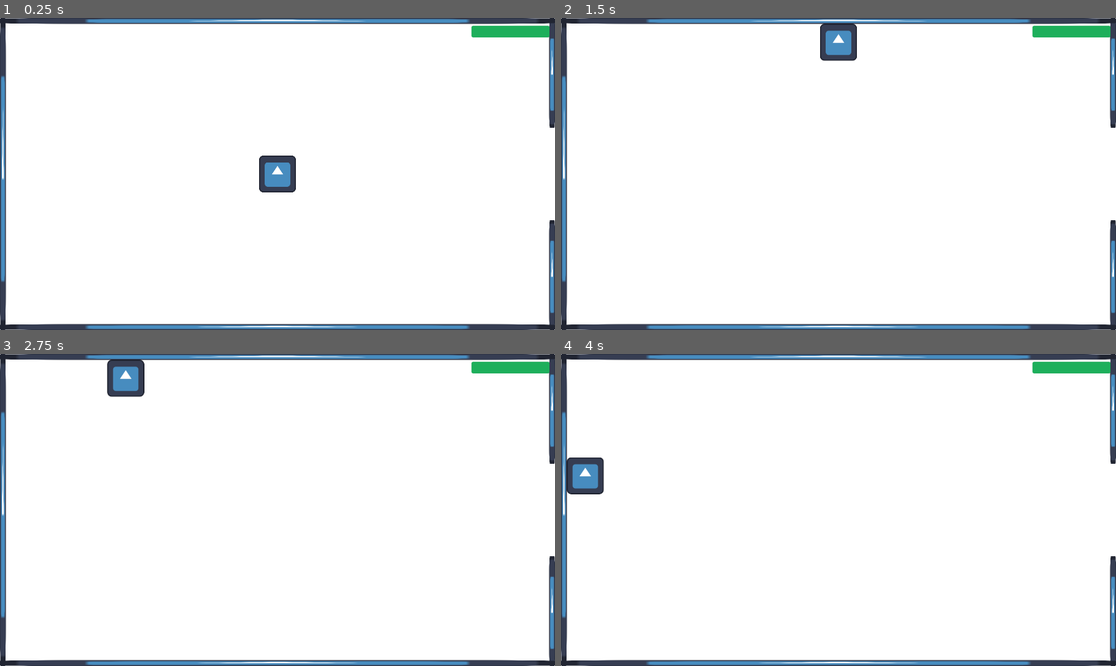
Above: before the commit, frames 1-4 (two rows, left to right).
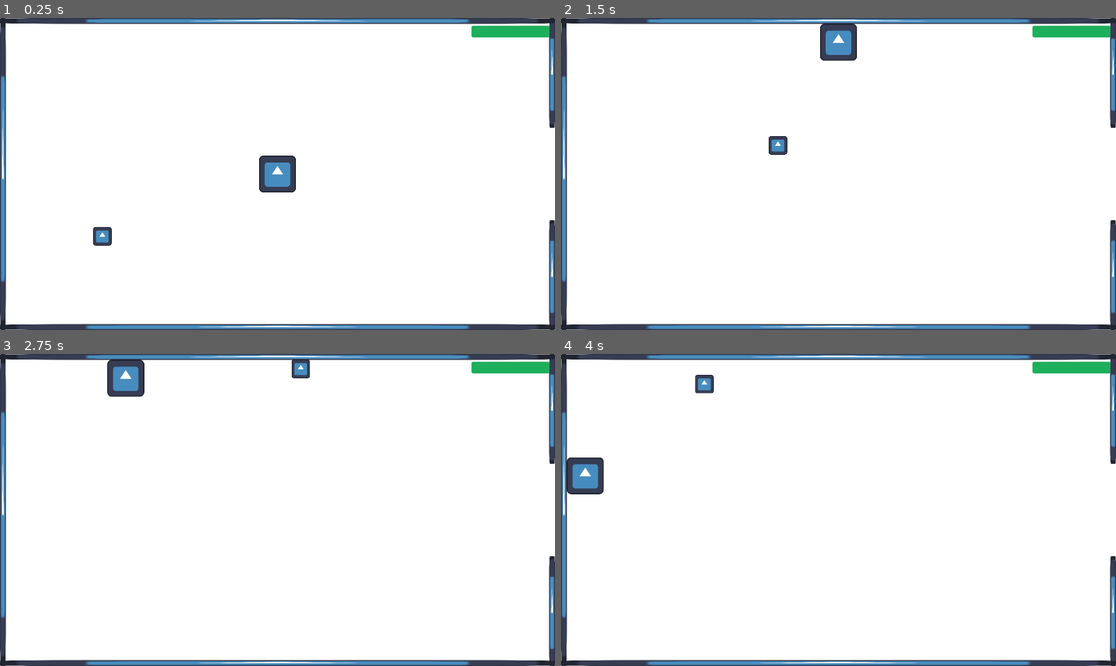
Above: after the commit, the same moments.

Repository: webermael/Informatikprojekt
Game: Godot game, scene res://Game.tscn
Two runs of this game, one before a commit and one after it. Both use one fixed random seed, a clock stepped at 60 frames per second and the inputs below. The engine's default icon, where the game draws it, is replaced by a stand-in: a white triangle on a blue panel in a dark square.
Inputs:
- Up to frame 1 (0.25 s): no input
- Up to frame 2 (1.5 s): hold Up (ui_up) from 0.53 s (still down)
- Up to frame 3 (2.75 s): release Up (ui_up) at 2.03 s; hold Left (ui_left) from 2.03 s (still down)
- Up to frame 4 (4 s): release Left (ui_left) at 3.53 s; hold Down (ui_down) from 3.53 s (still down)

The runs differ from the first frame. In frame 1, 0.2% of the frame differs, in the area x 16-21%, y 66-74%; in frame 2, 0.2%; in frame 3, 0.2%; in frame 4, 0.2%.

Commit message:
improved dasher

Diff:
--- a/Enemies/Dasher/Dasher.gd
+++ b/Enemies/Dasher/Dasher.gd
@@ -1,35 +1,50 @@
 extends CharacterBody2D
 
 const SPEED = 500.0
-const DECELERATION = 1
-const CHARGE_DRIFT = 0.05
-var health = 5
-var charging = 1
-var in_charge = false
-var direction = Vector2 (0, 0)
+const CHARGE_DECELERATION = 5
+const PLAYER_FOLLOW_INCREASE = 0.1
 var player_weight = 1
+var is_charging = false
+var charge_ready = true
+var charge_ratio = 1
+var charging_ratio = 1
+var direction = Vector2.ZERO
+var health = 3
 
 @onready var player = $/root/Game/Player
 
 func _process(delta):
 	direction += player_weight * global_position.direction_to(player.global_position)
-	if player_weight < 1:
-		player_weight += CHARGE_DRIFT * delta
 	direction /= direction.length()
-	if int(charging) > 1:
-		charging -= DECELERATION * delta
-	elif int(charging) == 1:
-		in_charge = false
-	print(charging, in_charge)
+	velocity = direction * SPEED * charge_ratio * charging_ratio
+	if not is_charging and charge_ratio >= 1:
+		charge_ratio -= delta * CHARGE_DECELERATION
+	elif charge_ratio < 1:
+		charge_ratio = 1
+	if not is_charging and player_weight <= 1:
+		player_weight += delta * PLAYER_FOLLOW_INCREASE
+	elif player_weight > 1:
+		player_weight = 1
 	for body in $ChargeArea.get_overlapping_bodies():
-		if body.is_in_group("Player") and not in_charge:
-			charging = -0.5
-			$ChargeTimer.start()
-	velocity = direction * SPEED * charging
+		if body.is_in_group("Player") and charge_ready:
+			charging_ratio = -0.3
+			charge_ready = false
+			$ChargingTimer.start()
 	move_and_slide()
 
 
-func _on_charge_timer_timeout():
-	charging = 3
-	in_charge = true
-	player_weight = 0
+func _on_charging_timer_timeout():
+	charging_ratio = 1
+	charge_ratio = 2.5
+	is_charging = true
+	player_weight = 0.01
+	$ChargeDuration.start()
+	$ChargeCooldown.start()
+
+
+func _on_charge_duration_timeout():
+	is_charging = false
+
+
+func _on_charge_cooldown_timeout():
+	charge_ready = true
--- a/Enemies/Dasher/dasher.tscn
+++ b/Enemies/Dasher/dasher.tscn
@@ -7,7 +7,7 @@
 radius = 31.5753
 
 [sub_resource type="CircleShape2D" id="CircleShape2D_c1roc"]
-radius = 220.227
+radius = 351.023
 
 [node name="Dasher" type="CharacterBody2D" groups=["Dasher", "Enemies"]]
 platform_floor_layers = 4294967040
@@ -25,8 +25,17 @@
 [node name="ChargeAreaCollision" type="CollisionShape2D" parent="ChargeArea"]
 shape = SubResource("CircleShape2D_c1roc")
 
-[node name="ChargeTimer" type="Timer" parent="."]
+[node name="ChargingTimer" type="Timer" parent="."]
 wait_time = 0.5
 one_shot = true
 
-[connection signal="timeout" from="ChargeTimer" to="." method="_on_charge_timer_timeout"]
+[node name="ChargeDuration" type="Timer" parent="."]
+wait_time = 0.4
+
+[node name="ChargeCooldown" type="Timer" parent="."]
+wait_time = 3.0
+
+[connection signal="timeout" from="ChargingTimer" to="." method="_on_charging_timer_timeout"]
+[connection signal="timeout" from="ChargingTimer" to="." method="_on_charge_timer_timeout"]
+[connection signal="timeout" from="ChargeDuration" to="." method="_on_charge_duration_timeout"]
+[connection signal="timeout" from="ChargeCooldown" to="." method="_on_charge_cooldown_timeout"]
--- a/Game.tscn
+++ b/Game.tscn
@@ -1,9 +1,10 @@
-[gd_scene load_steps=7 format=3 uid="uid://filrvjjqg6ij"]
+[gd_scene load_steps=8 format=3 uid="uid://filrvjjqg6ij"]
 
 [ext_resource type="Script" path="res://Game.gd" id="1_0qqco"]
 [ext_resource type="PackedScene" uid="uid://yja5fgu07w0" path="res://Player/Player.tscn" id="2_1h8cj"]
 [ext_resource type="AudioStream" uid="uid://b27y1kso8wsfm" path="res://Music/Main_Loop.wav" id="3_3tn5c"]
 [ext_resource type="PackedScene" uid="uid://dt0lo02v02do3" path="res://dungeon.tscn" id="4_7xdti"]
+[ext_resource type="PackedScene" uid="uid://3236gjlauddx" path="res://Enemies/Dasher/dasher.tscn" id="5_rh4tp"]
 
 [sub_resource type="StyleBoxFlat" id="StyleBoxFlat_x4d02"]
 bg_color = Color(0.113725, 0.686275, 0.356863, 1)
@@ -28,6 +29,7 @@
 
 [node name="AudioStreamPlayer" type="AudioStreamPlayer" parent="."]
 stream = ExtResource("3_3tn5c")
+autoplay = true
 
 [node name="Player" parent="." instance=ExtResource("2_1h8cj")]
 position = Vector2(960, 540)
@@ -72,4 +74,7 @@
 [node name="RoomCamera" type="Camera2D" parent="."]
 position = Vector2(960, 539)
 
+[node name="Dasher" parent="." instance=ExtResource("5_rh4tp")]
+position = Vector2(241, 796)
+
 [connection signal="timeout" from="SpawnTimer" to="." method="_on_spawn_timer_timeout"]
